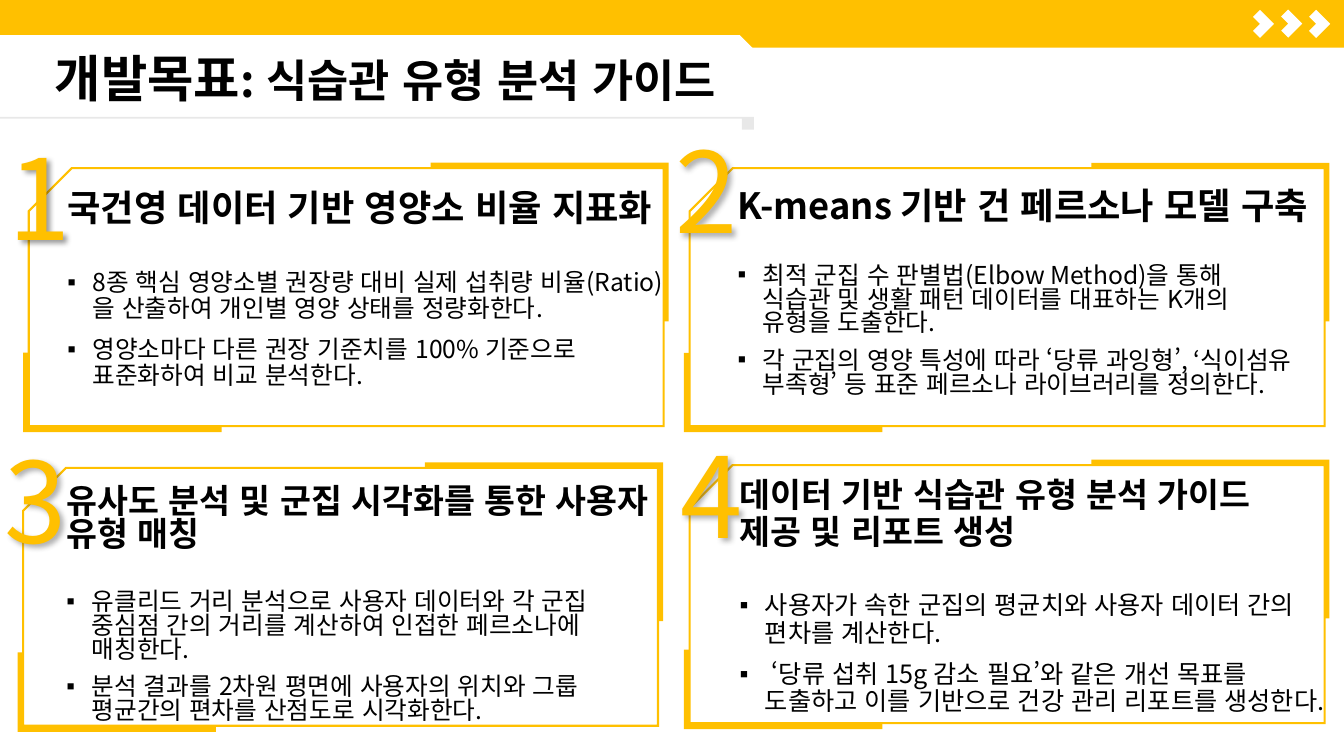
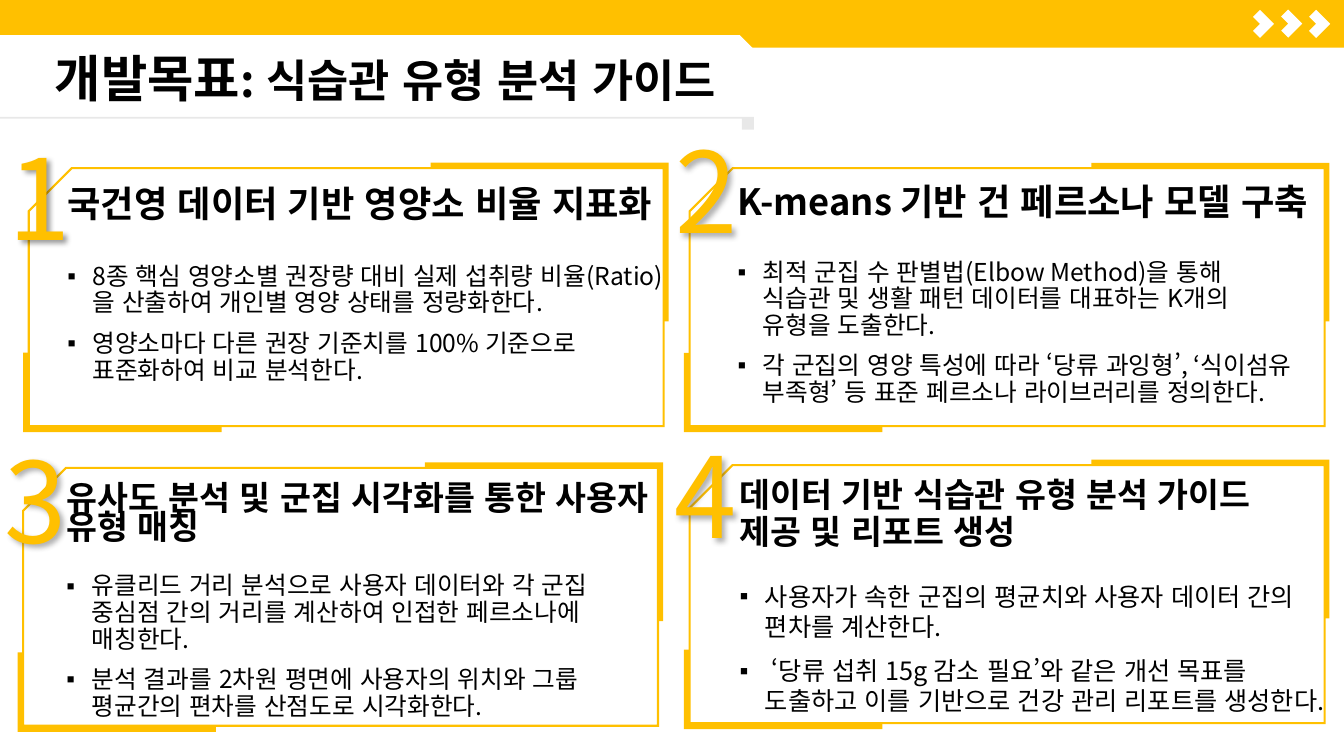
Before and after one commit to ShinHyerin/1st_project, a slide deck: slide 4 of 1차프로젝트/1. 기획서_신혜린.pptx. Drawn at 1344x756 pixels with LibreOffice and Linux fonts; fonts in the diff are those of the drawing. Boxes give left, top, right and bottom in pixels: in the first picture for what was removed or moved away, otherwise in the second. Text is boxed around its words. In the diff, an @@ line names an element or a change of style, - is before the commit and + after.

Commit message:
3월23일 수정

```diff
--- a/1차프로젝트/1. 기획서_신혜린.pptx
+++ b/1차프로젝트/1. 기획서_신혜린.pptx
@@ text at <box>67,186,652,221</box>: line spacing 0.9 to 0.8 @@
@@ text "K-means 기반 건 페르소나 모델 ..." at <box>738,184,1308,403</box>: line spacing 0.8 to 0.7; line spacing 0.8 to 0.9 @@
@@ text "4": place and size @@
-text "4" at <box>680,424,742,565</box>
+text "4" at <box>674,425,736,566</box>
@@ text "유사도 분석 및 군집 시각화를 ..." at <box>66,481,649,717</box>: line spacing 0.8 to 0.7; line spacing 0.8 to 0.9 @@
@@ text at <box>765,585,1324,717</box>: line spacing 0.9 to 1 @@
```
